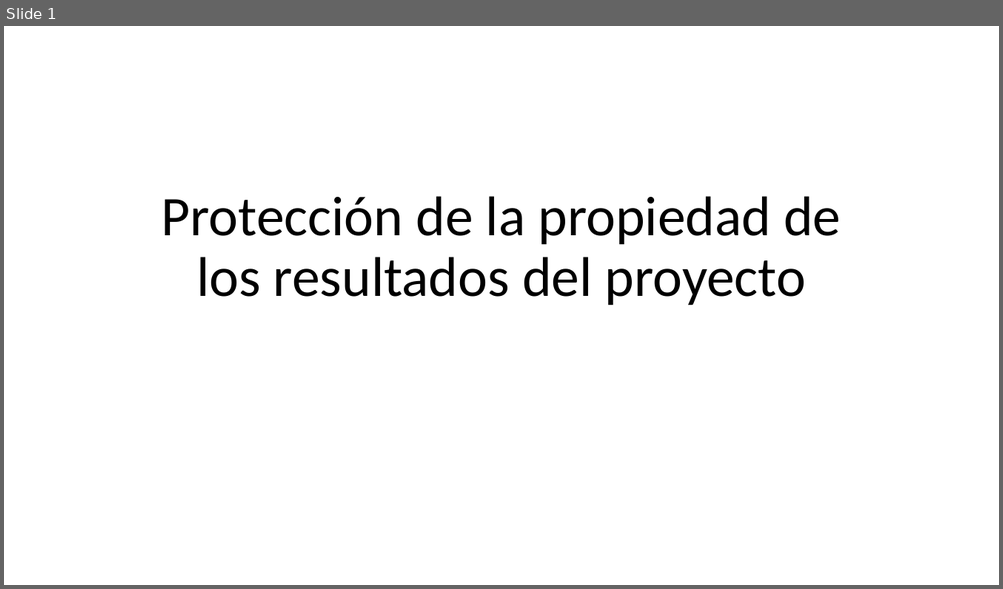
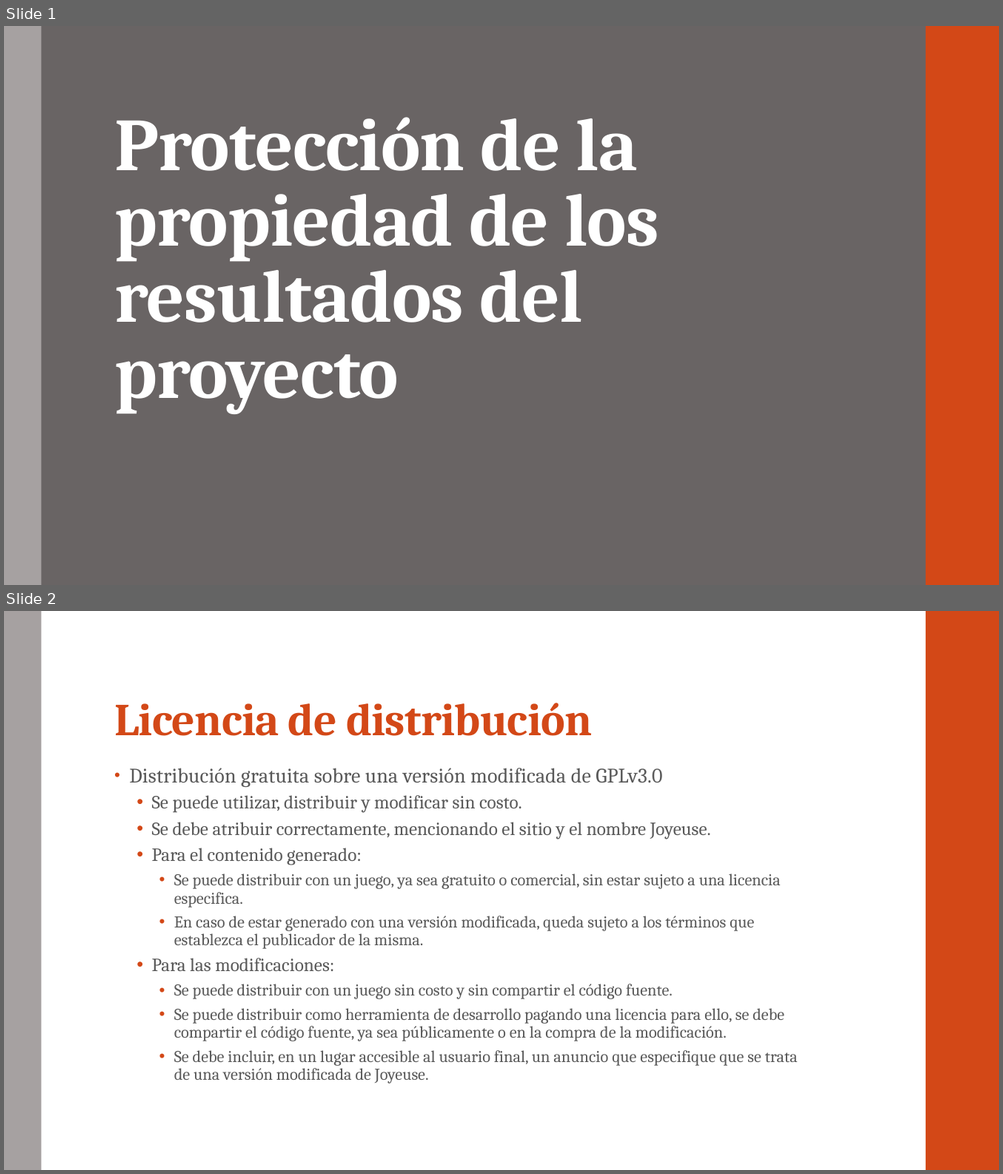
Before and after one commit to DerTee/Framework-Joyeuse, a slide deck: Presentaciones/4.8 Protección del proyecto.pptx. Shown one above the other, each under a label of ours: slide 1 before the commit, slides 1 and 2 after it. The pictures are 1003x589 and 1003x1174 pixels, drawn with LibreOffice and Linux fonts; fonts in the diff are those of the drawing. Boxes give left, top, right and bottom in pixels: in the first picture for what was removed or moved away, otherwise in the second. Text is boxed around its words. In the diff, an @@ line names an element or a change of style, - is before the commit and + after.

```diff
--- a/Presentaciones/4.8 Protección del proyecto.pptx
+++ b/Presentaciones/4.8 Protección del proyecto.pptx
@@ slide 2 added at box(4, 611, 999, 1170), background #FFFFFF; not listed: 2 template elements that a slide beside it also shows @@
@@ title added at box(114, 703, 592, 736), 44 pt, text #D34817, bold @@
+Licencia de distribución
@@ text added at box(129, 768, 797, 1084), 16 pt, text #595959 @@
+• Distribución gratuita sobre una versión modificada de GPLv3.0
+  • Se puede utilizar, distribuir y modificar sin costo.
+  • Se debe atribuir correctamente, mencionando el sitio y el nombre Joyeuse.
+  • Para el contenido generado:
+    • Se puede distribuir con un juego, ya sea gratuito o comercial, sin estar sujeto a una licencia especifica.
+    • En caso de estar generado con una versión modificada, queda sujeto a los términos que establezca el publicador de la misma.
+  • Para las modificaciones:
+    • Se puede distribuir con un juego sin costo y sin compartir el código fuente.
+    • Se puede distribuir como herramienta de desarrollo pagando una licencia para ello, se debe compartir el código fuente, ya sea públicamente o en la compra de la modificación.
+    • Se debe incluir, en un lugar accesible al usuario final, un anuncio que especifique que se trata de una versión modificada de Joyeuse.
@@ slide 1 changed as well @@
@@ background #FFFFFF to #696464 @@
@@ rectangle added at box(4, 26, 41, 585), fill #A6A1A1 @@
@@ rectangle added at box(925, 26, 999, 585), fill #D34817 @@
@@ title "Protección de la propiedad de ...": place and size @@
-title "Protección de la propiedad de ..." at box(162, 196, 840, 306)
+title "Protección de la propiedad de ..." at box(114, 117, 659, 414)
@@ title "Protección de la propiedad de ..." at box(114, 117, 659, 414): size 54 to 72 pt, font Calibri to Cambria, text colour #000000 to #FFFFFF, letter spacing 0 to -0.5 pt, bold on; alignment centre to left; line spacing 0.9 to 0.85 @@
```
Also in this commit, not shown: 4 other files.
